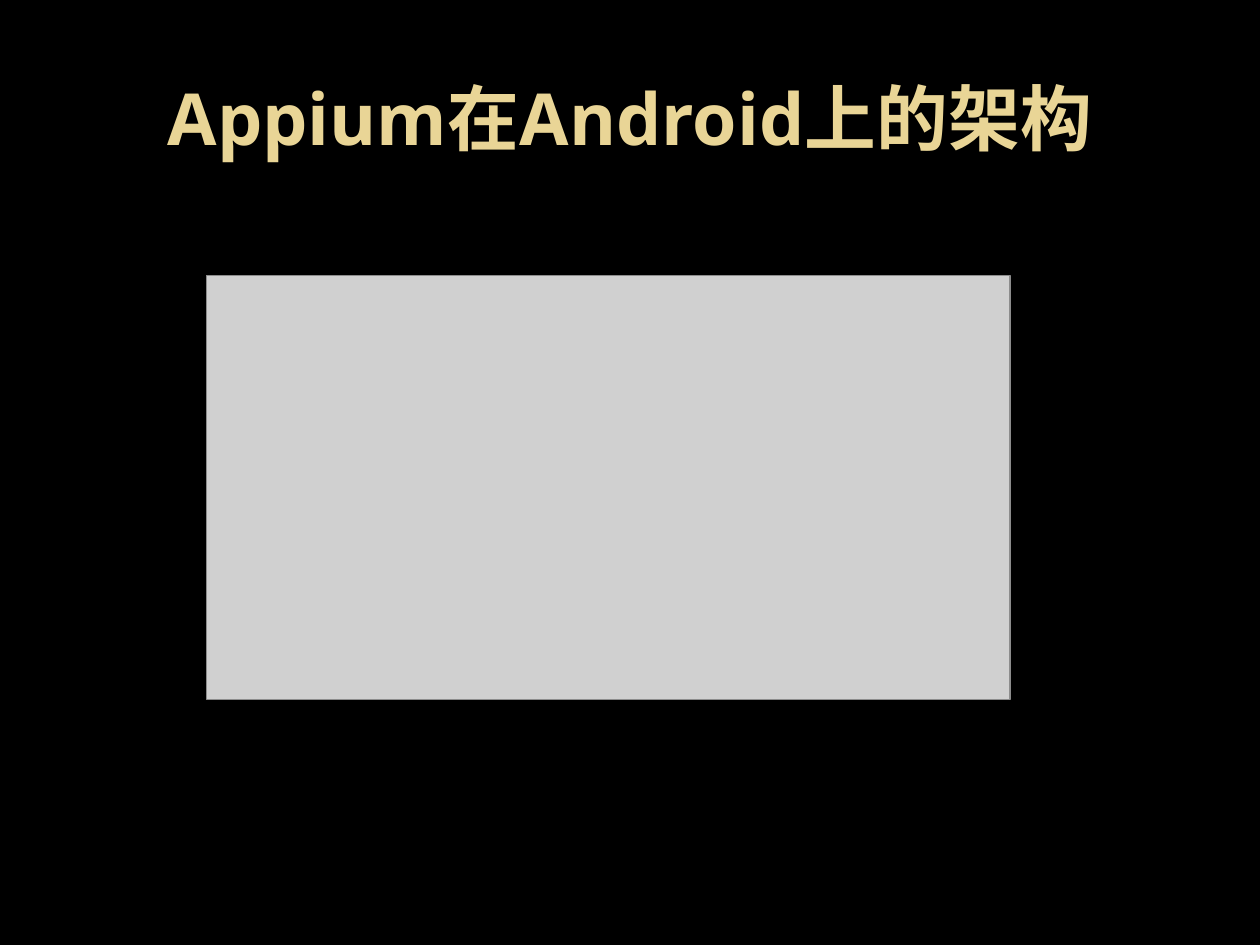
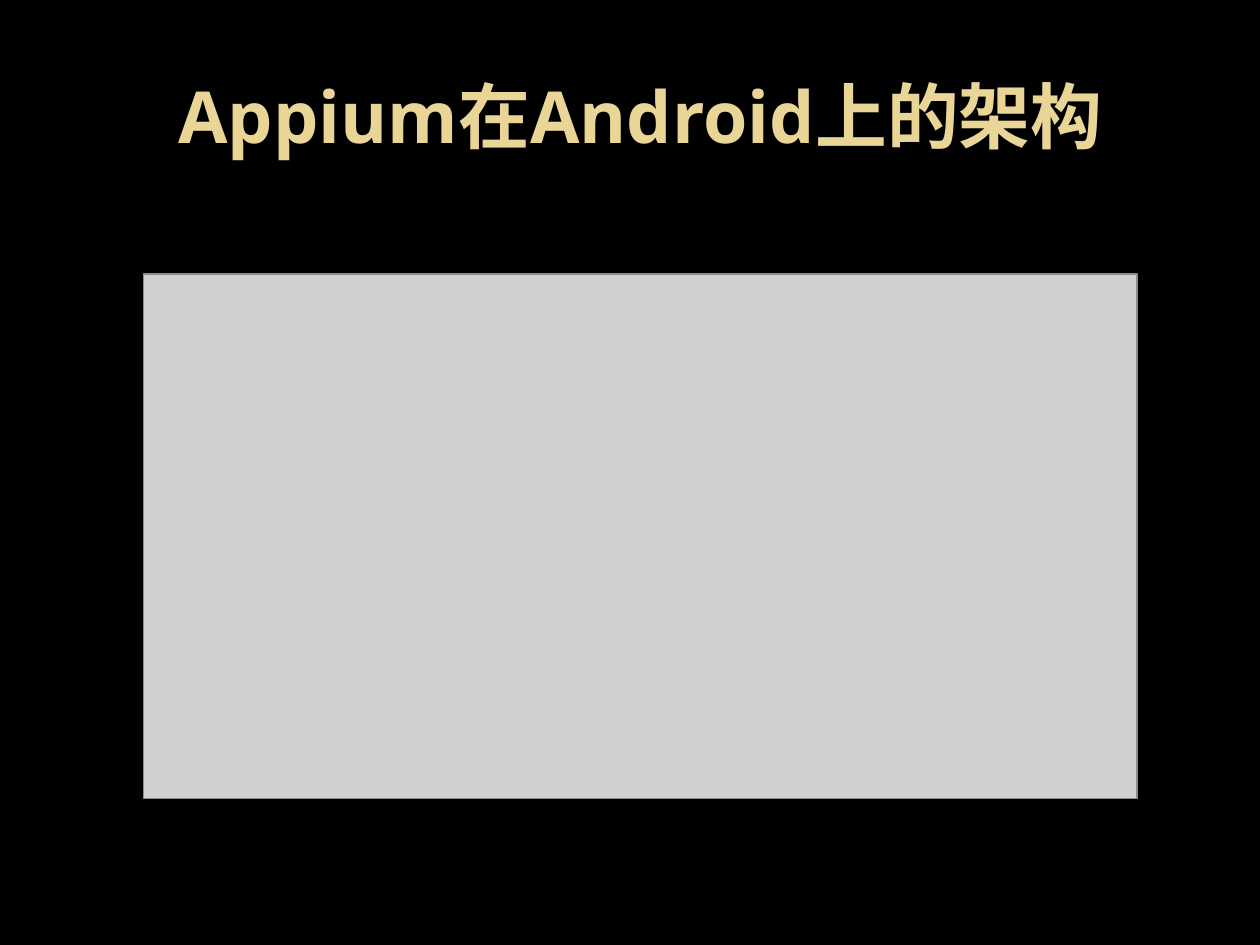
Before and after one commit to elvis2workspace/OPython, a slide deck: slide 10 of 自动化安装包/移动互联网事业部测试自动化实施方案介绍_张修海.pptx. Drawn at 1260x945 pixels with LibreOffice and Linux fonts; fonts in the diff are those of the drawing; grey boxes stand for pictures; background and template pictures are left out. Boxes give left, top, right and bottom in pixels: in the first picture for what was removed or moved away, otherwise in the second. Text is boxed around its words. In the diff, an @@ line names an element or a change of style, - is before the commit and + after.

```diff
--- a/自动化安装包/移动互联网事业部测试自动化实施方案介绍_张修海.pptx
+++ b/自动化安装包/移动互联网事业部测试自动化实施方案介绍_张修海.pptx
@@ title "Appium在Android上的架构": place and size @@
-title "Appium在Android上的架构" at [168, 84, 1092, 163]
+title "Appium在Android上的架构" at [178, 82, 1102, 161]
@@ picture: place and size @@
-picture at [207, 276, 1011, 699]
+picture at [144, 275, 1137, 799]
```
Also in this commit, not shown: 7 other slides changed, 6 other files.
